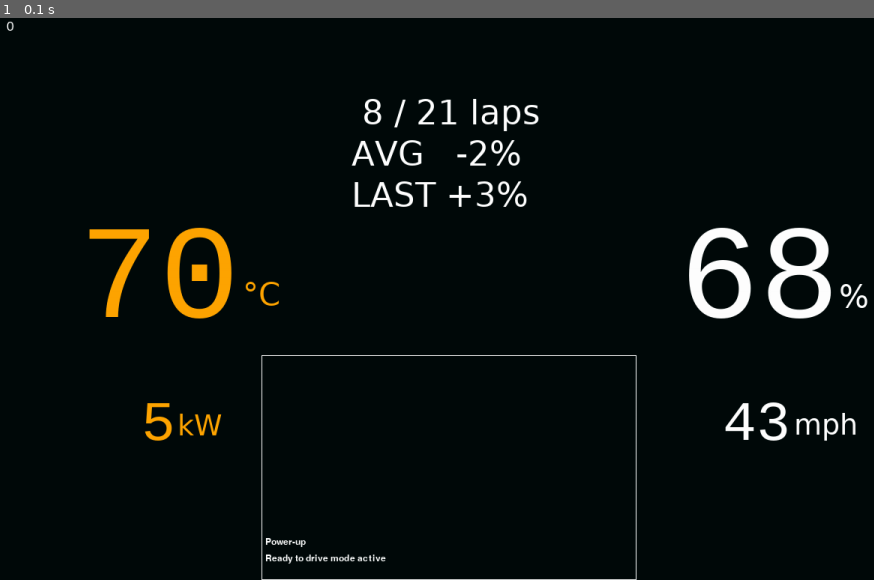
Above: before the commit, frame 1.
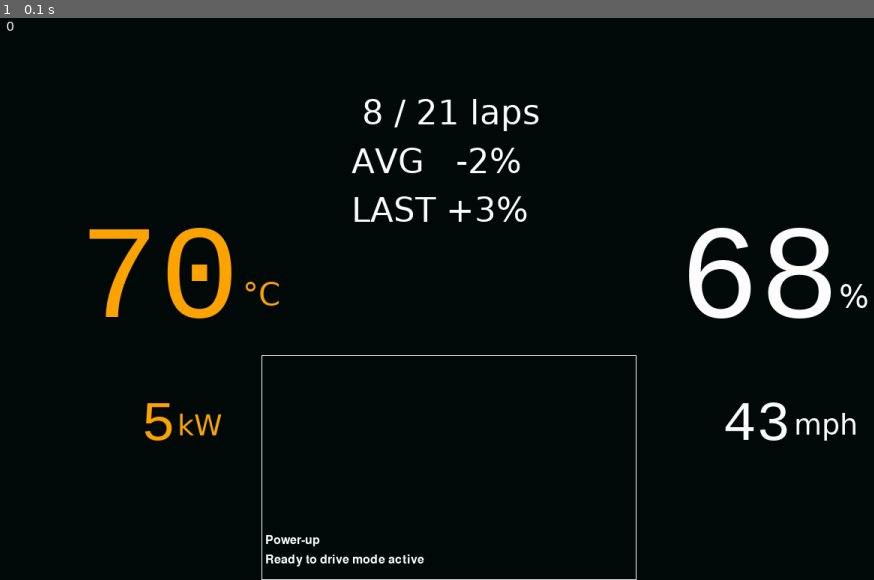
Above: after the commit, the same moment.

Repository: daniel-bara/F22ev-dashboard
Game: pygame game, started from display.py
Same seed, same stepped clock (60 frames per second), same inputs: the game is played once before the commit and once after it.
Inputs:
- Up to frame 1 (0.1 s): no input

The runs differ from the first frame. In frame 1, 1.3% of the frame differs, in the area x 30-61%, y 21-98%.

Commit message:
improve readability on middle column

Diff:
--- a/display.py
+++ b/display.py
@@ -37,13 +37,13 @@
 POWER_OUTPUT_FONT = pygame.font.SysFont("lucida console", 75)
 POWER_OUTPUT_UNIT_FONT = pygame.font.SysFont("lucida sans", 38)
 LAP_INFO_FONT = pygame.font.SysFont("lucida sans", 45)
-CAN_MSG_FONT = pygame.font.SysFont("leelawadee ui", 18)
+CAN_MSG_FONT = pygame.font.SysFont("leelawadee ui", 24)
 
-CAN_MESSAGES_LINE_SPACING = 22
+CAN_MESSAGES_LINE_SPACING = 26
 CAN_MESSAGES_PADDING = 5
-MAX_CAN_MESSAGE_COUNT = 13
+MAX_CAN_MESSAGE_COUNT = 12
 
-LAP_INFO_SPACING = 55
+LAP_INFO_SPACING = 65
 
 
 class Fps:
